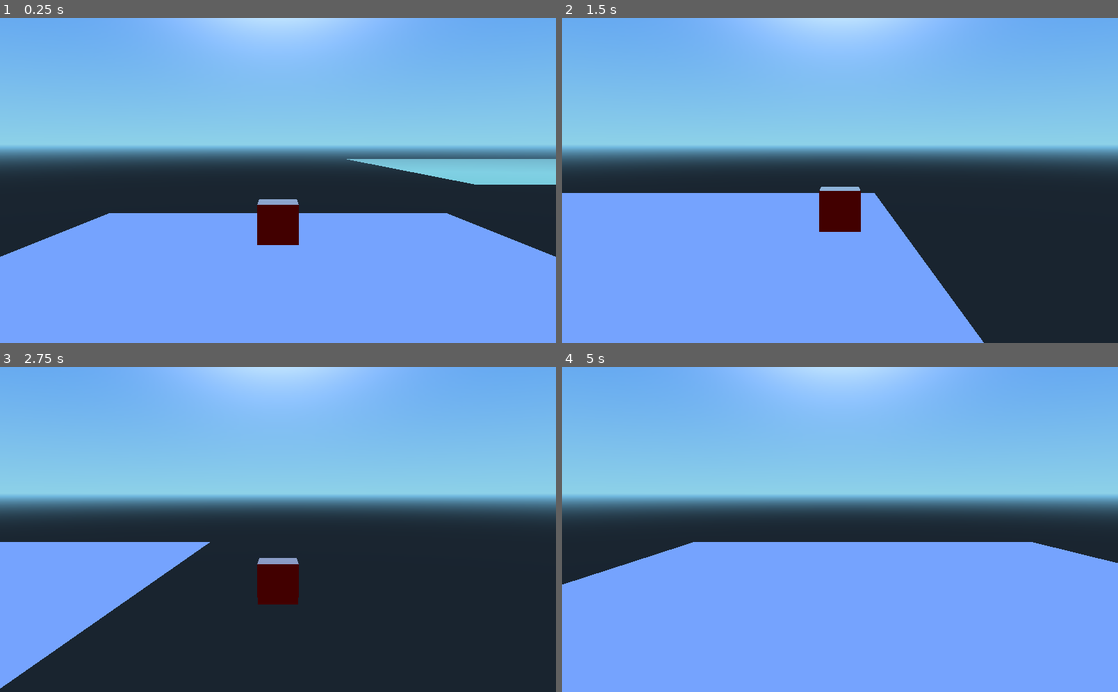
Above: before the commit, frames 1-4 (two rows, left to right).
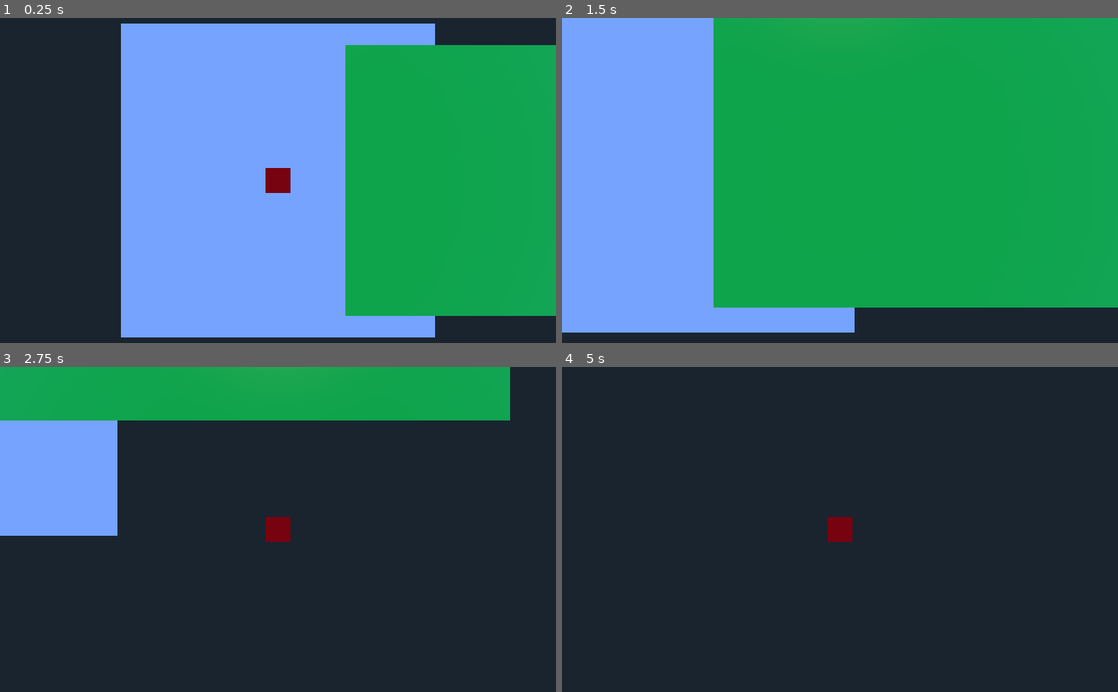
Above: after the commit, the same moments.

Repository: uspgamedev/welcome-to-your-mind
Game: Godot game, scene res://TestWorld.tscn
Two runs of this game, one before a commit and one after it. Both use one fixed random seed, a clock stepped at 60 frames per second and the inputs below.
Inputs (mouse positions are in pixels of both pictures, inside the frame that each line leads up to):
- Up to frame 1 (0.25 s): no input
- Up to frame 2 (1.5 s): move the mouse to (962, 164) at 0.52 s; hold D (movement_right) 0.53-1.28 s; tap Space (movement_jump) at 0.77 s; move the mouse to (728, 196) at 1.27 s; hold S (movement_backward) from 1.28 s (still down)
- Up to frame 3 (2.75 s): tap Space (movement_jump) at 1.52 s; move the mouse to (333, 458) at 2.02 s; release S (movement_backward) at 2.03 s; hold D (movement_right) from 2.03 s (still down)
- Up to frame 4 (5 s): move the mouse to (812, 594) at 2.77 s; release D (movement_right) at 2.78 s; hold W (movement_forward) 2.78-3.53 s; tap Space (movement_jump) at 3.02, 3.77, 4.52 s; move the mouse to (1006, 578) at 3.52 s; hold A (movement_left) from 3.53 s (still down); move the mouse to (673, 480) at 4.27 s

The runs differ from the first frame. In frame 1, 77% of the frame differs, in the area x 0-100%, y 0-100%; in frame 2, 78%; in frame 3, 56%; in frame 4, 90%.

Commit message:
Added TopDownPlayer

Diff:
--- /dev/null
+++ b/PlayerTopDown.gd
@@ -0,0 +1,68 @@
+extends KinematicBody
+
+const norm_grav = -24.8
+var vel = Vector3()
+const MAX_SPEED = 20
+const JUMP_SPEED = 18
+const ACCEL = 3.5
+
+var is_sprinting = false
+var movement = "foward"
+var old_dir = Vector3(0, 0, -1)
+
+onready var moveTween = get_node("MovementTween")
+
+const DEACCEL= 16
+const MAX_SLOPE_ANGLE = 40
+
+func _physics_process(delta):
+	var dir = Vector3(0,0,0)
+
+	if Input.is_action_pressed("movement_left"):
+		dir.x = -1
+	elif Input.is_action_pressed("movement_right"):
+		dir.x = 1
+
+	if Input.is_action_pressed("movement_forward"):
+		dir.z = -1
+	elif Input.is_action_pressed("movement_backward"):
+		dir.z = 1
+
+	if Input.is_action_pressed('ui_quit'):
+		get_tree().quit()
+
+	dir.y = 0
+	dir = dir.normalized()
+
+	if dir != Vector3(0, 0, 0) and dir != old_dir:
+		var angle = rad2deg(old_dir.angle_to(dir))
+		var cross = old_dir.cross(dir)
+		var old_rot = get_rotation_degrees()
+
+		if cross.y < 0.5:
+			angle = -angle
+
+		old_dir = dir
+		moveTween.interpolate_property(get_node("MeshInstance"), "rotation_degrees", old_rot, Vector3(0,angle,0), 0.30, moveTween.TRANS_LINEAR, moveTween.EASE_IN_OUT)
+		moveTween.start()
+
+
+	var grav = norm_grav
+	vel.y += delta*grav
+
+	var hvel = vel
+	hvel.y = 0
+
+	var target = dir
+	target *= MAX_SPEED
+
+	var accel
+	if dir.dot(hvel) > 0:
+	    accel = ACCEL
+	else:
+	    accel = DEACCEL
+
+	hvel = hvel.linear_interpolate(target, accel*delta)
+	vel.x = hvel.x
+	vel.z = hvel.z
+	vel = move_and_slide(vel,Vector3(0,1,0), 0.05, 4, deg2rad(MAX_SLOPE_ANGLE))
--- a/TestWorld.tscn
+++ b/TestWorld.tscn
@@ -1,7 +1,7 @@
 [gd_scene load_steps=8 format=2]
 
 [ext_resource path="res://PlayerSideScroller.tscn" type="PackedScene" id=1]
-[ext_resource path="res://PlayerSideScroller.gd" type="Script" id=2]
+[ext_resource path="res://PlayerTopDown.gd" type="Script" id=2]
 [ext_resource path="res://WorldCamera.gd" type="Script" id=3]
 
 [sub_resource type="PlaneMesh" id=1]
@@ -149,7 +149,7 @@
 
 [node name="Player" parent="." index="1" instance=ExtResource( 1 )]
 
-transform = Transform( 1, 0, 0, 0, 1, 0, 0, 0, 1, 0, 2.98002, 0 )
+transform = Transform( 1, 0, 0, 0, 1, 0, 0, 0, 1, 0, 3, 0 )
 script = ExtResource( 2 )
 _sections_unfolded = [ "Axis Lock", "Transform" ]
 
@@ -180,3 +180,20 @@
 playback/active = false
 playback/repeat = false
 playback/speed = 1.0
+
+[node name="Camera" type="Camera" parent="Player" index="4"]
+
+transform = Transform( 1, 0, 0, 0, -1.62921e-07, 1, 0, -1, -1.62921e-07, 0, 20, 0 )
+keep_aspect = 1
+cull_mask = 1048575
+environment = null
+h_offset = 0.0
+v_offset = 0.0
+doppler_tracking = 0
+projection = 0
+current = true
+fov = 70.0
+size = 1.0
+near = 0.05
+far = 100.0
+_sections_unfolded = [ "Transform" ]
